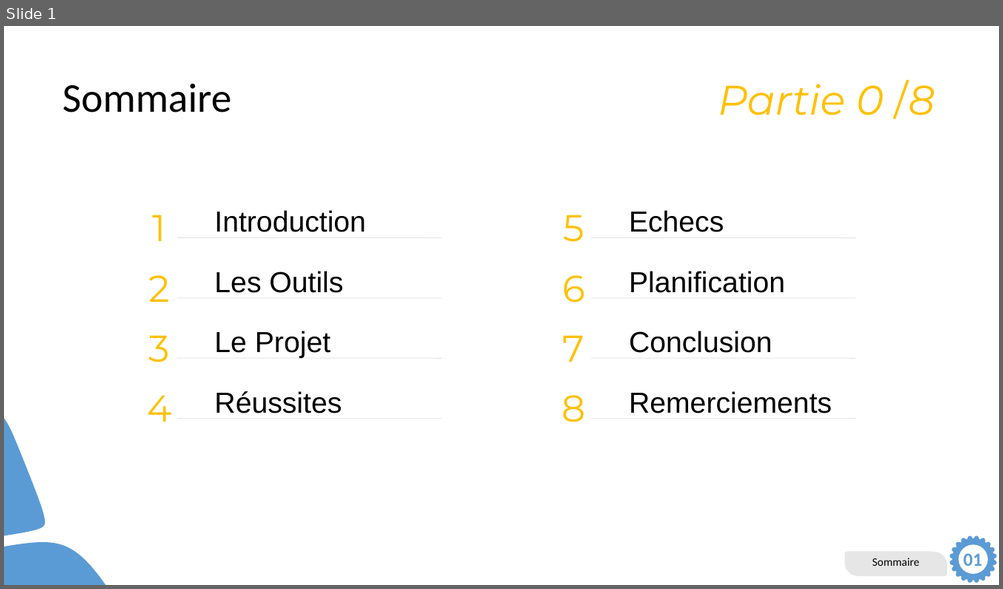
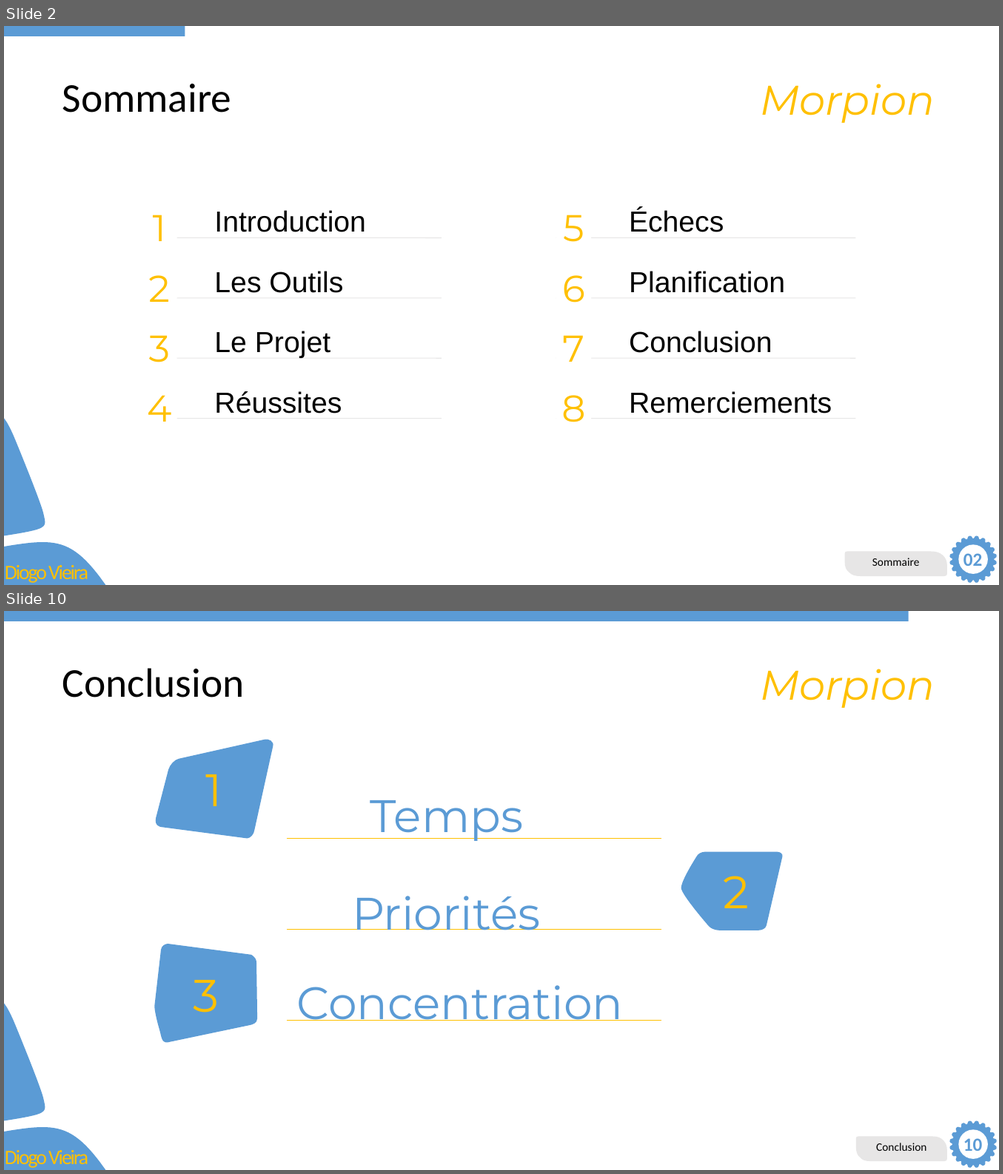
Before and after one commit to DiogoVieiraFerreira/Morpion_Pre-TPI, a slide deck: Dev/Présentation.pptx. Shown one above the other, each under a label of ours: slide 1 before the commit, slides 2 and 10 after it; the slides between them are not shown. The pictures are 1003x589 and 1003x1174 pixels, drawn with LibreOffice and Linux fonts; fonts in the diff are those of the drawing. Boxes give left, top, right and bottom in pixels: in the first picture for what was removed or moved away, otherwise in the second. Text is boxed around its words. In the diff, an @@ line names an element or a change of style, - is before the commit and + after.

```diff
--- a/Dev/Présentation.pptx
+++ b/Dev/Présentation.pptx
@@ slide 10 added at [4, 611, 999, 1170], background #FFFFFF; not listed: 5 template elements that a slide beside it also shows @@
@@ rectangle added at [4, 611, 908, 621], fill #5B9BD5 @@
@@ title added at [62, 668, 244, 698], 39.6 pt, text #000000 @@
+Conclusion
@@ text added at [760, 669, 934, 708], 40 pt, text #FFC000, italic @@
+Morpion
@@ freeform shape added at [154, 738, 274, 838], fill #5B9BD5, 44 pt, text #FFC000 @@
+1
@@ text added at [370, 800, 523, 841], 44 pt, text #5B9BD5 @@
+Temps
@@ line added from (661, 839) to (287, 839), #FFC000 0.5 pt @@
@@ freeform shape added at [681, 851, 782, 930], fill #5B9BD5 @@
@@ text added at [723, 876, 749, 908], 44 pt, text #FFC000 @@
+2
@@ text added at [352, 896, 540, 931], 44 pt, text #5B9BD5 @@
+Priorités
@@ line added from (661, 930) to (287, 930), #FFC000 0.5 pt @@
@@ freeform shape added at [154, 944, 257, 1045], fill #5B9BD5, 44 pt, text #FFC000 @@
+3
@@ text added at [296, 985, 623, 1021], 44 pt, text #5B9BD5 @@
+Concentration
@@ line added from (661, 1021) to (287, 1021), #FFC000 0.5 pt @@
@@ freeform shape added at [856, 1137, 947, 1162], fill #E7E6E6, 11 pt, text #000000 @@
+Conclusion
@@ text added at [963, 1139, 982, 1151], 18 pt, text #5B9BD5, bold @@
+10
@@ what was slide 1 is now slide 2 @@
@@ slide 2 changed as well @@
@@ rectangle added at [4, 26, 185, 36], fill #5B9BD5 @@
@@ text at [760, 84, 934, 123]: text changed @@
-Partie 0 /8
+Morpion
@@ text at [629, 209, 723, 232]: text changed @@
-Echecs
+Échecs
@@ text at [963, 554, 982, 566]: text changed @@
-01
+02
@@ text added at [5, 562, 88, 583], 19.8 pt, text #FFC000 @@
+Diogo Vieira
```
Also in this commit, not shown: 3 other slides changed, 6 other slides added, 2 slides removed, 2 other files.
